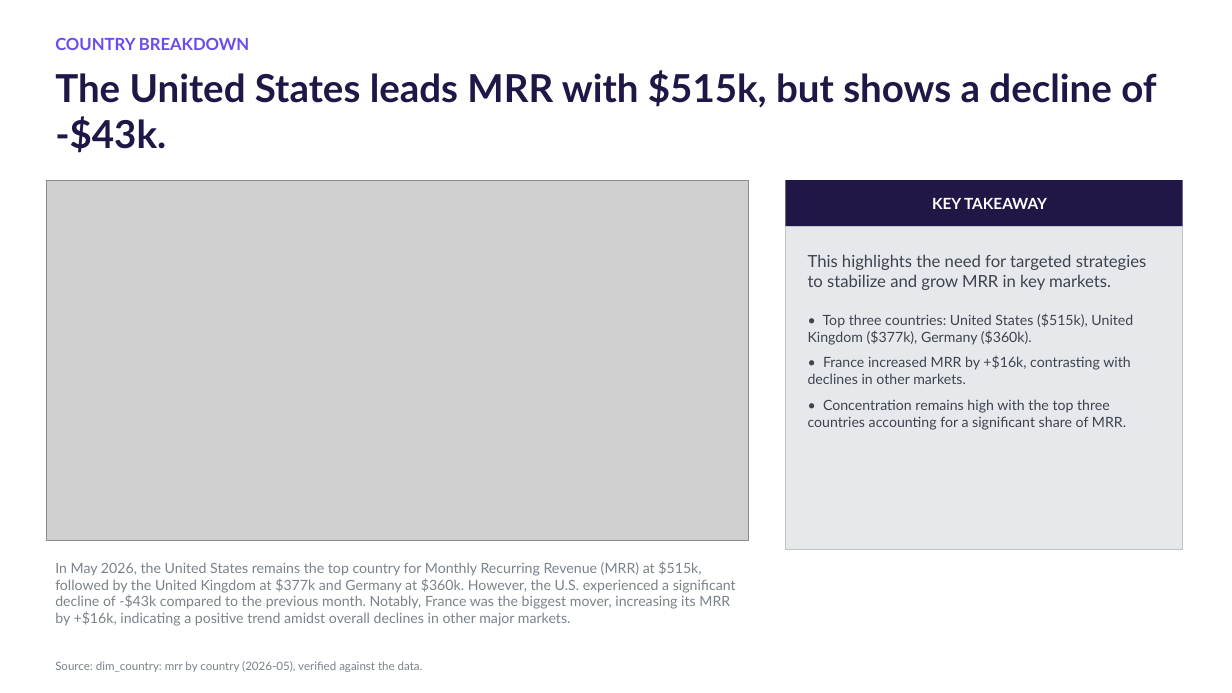
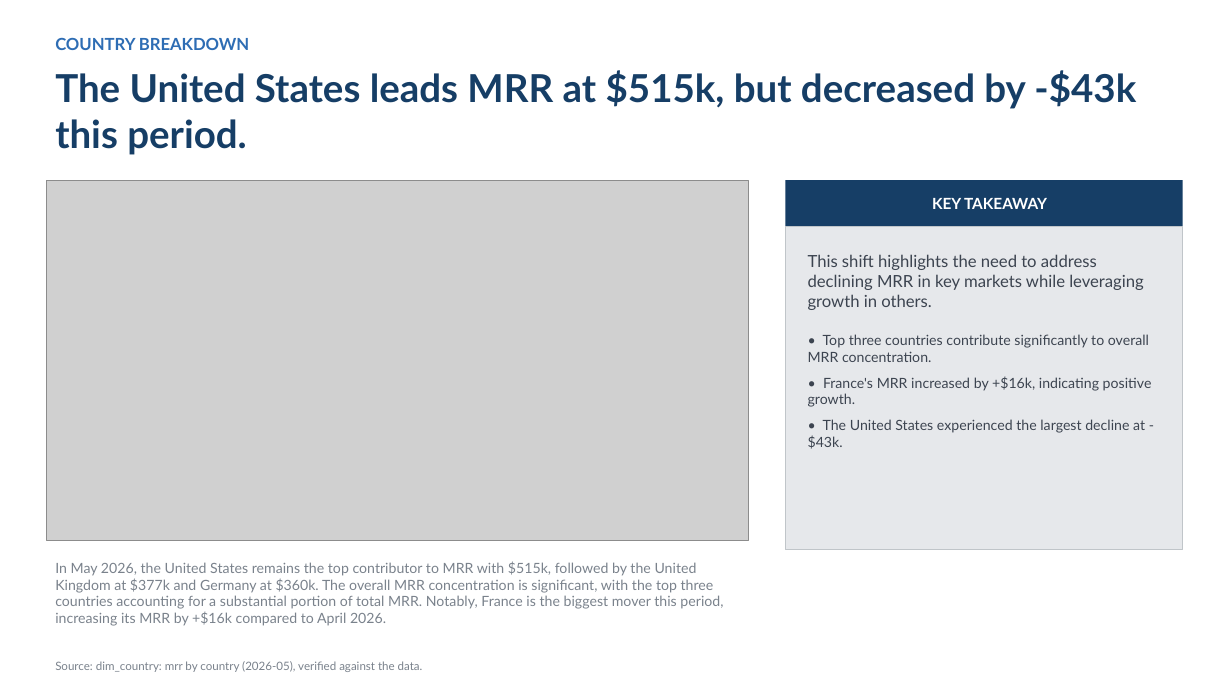
Before and after one commit to AronSarosi/ai-report-generator, a slide deck: slide 5 of app/examples/saas_metrics/report.pptx. Drawn at 1232x693 pixels with LibreOffice and Linux fonts; fonts in the diff are those of the drawing; grey boxes stand for pictures. Boxes give left, top, right and bottom in pixels: in the first picture for what was removed or moved away, otherwise in the second. Text is boxed around its words. In the diff, an @@ line names an element or a change of style, - is before the commit and + after.

```diff
--- a/app/examples/saas_metrics/report.pptx
+++ b/app/examples/saas_metrics/report.pptx
@@ text "COUNTRY BREAKDOWN" at <box>55,38,249,50</box>: text colour #6C4BF0 to #2E6DB4 @@
@@ text at <box>55,70,1136,155</box>: text changed; text colour #211747 to #163E66 @@
-The United States leads MRR with $515k, but shows a decline of -$43k.
+The United States leads MRR at $515k, but decreased by -$43k this period.
@@ rectangle "KEY TAKEAWAY" at <box>786,180,1183,226</box>: fill #211747 to #163E66 @@
@@ text in rectangle at <box>808,254,1152,449</box>: text changed @@
-This highlights the need for targeted strategies to stabilize and grow MRR in key markets.
-• Top three countries: United States ($515k), United Kingdom ($377k), Germany ($360k).
-• France increased MRR by +$16k, contrasting with declines in other markets.
-• Concentration remains high with the top three countries accounting for a significant share of MRR.
+This shift highlights the need to address declining MRR in key markets while leveraging growth in others.
+• Top three countries contribute significantly to overall MRR concentration.
+• France's MRR increased by +$16k, indicating positive growth.
+• The United States experienced the largest decline at -$43k.
@@ text at <box>55,561,723,626</box>: text changed @@
-In May 2026, the United States remains the top country for Monthly Recurring Revenue (MRR) at $515k, followed by the United Kingdom at $377k and Germany at $360k. However, the U.S. experienced a significant decline of -$43k compared to the previous month. Notably, France was the biggest mover, increasing its MRR by +$16k, indicating a positive trend amidst overall declines in other major markets.
+In May 2026, the United States remains the top contributor to MRR with $515k, followed by the United Kingdom at $377k and Germany at $360k. The overall MRR concentration is significant, with the top three countries accounting for a substantial portion of total MRR. Notably, France is the biggest mover this period, increasing its MRR by +$16k compared to April 2026.
```
Also in this commit, not shown: 5 other slides changed, 42 other files.
